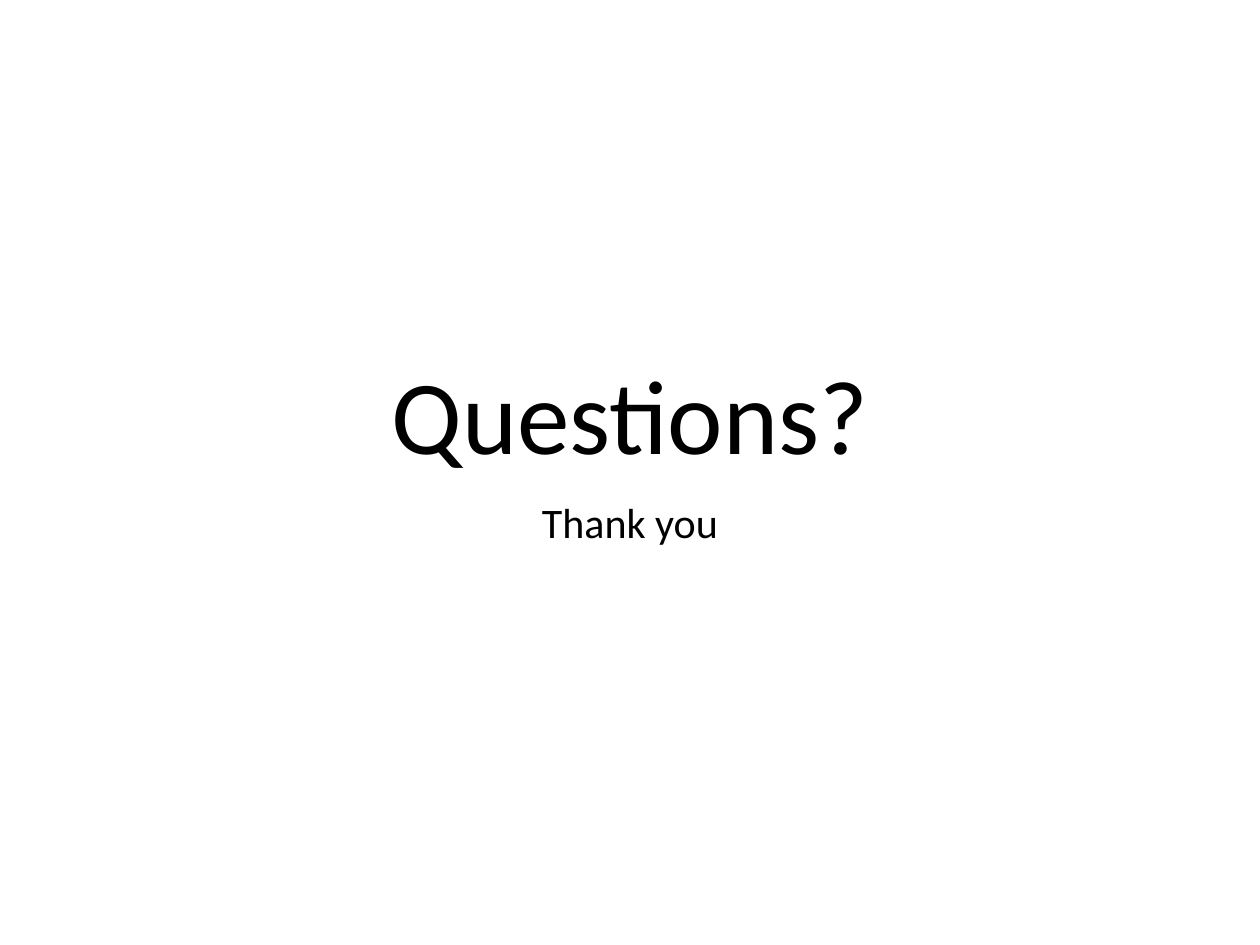
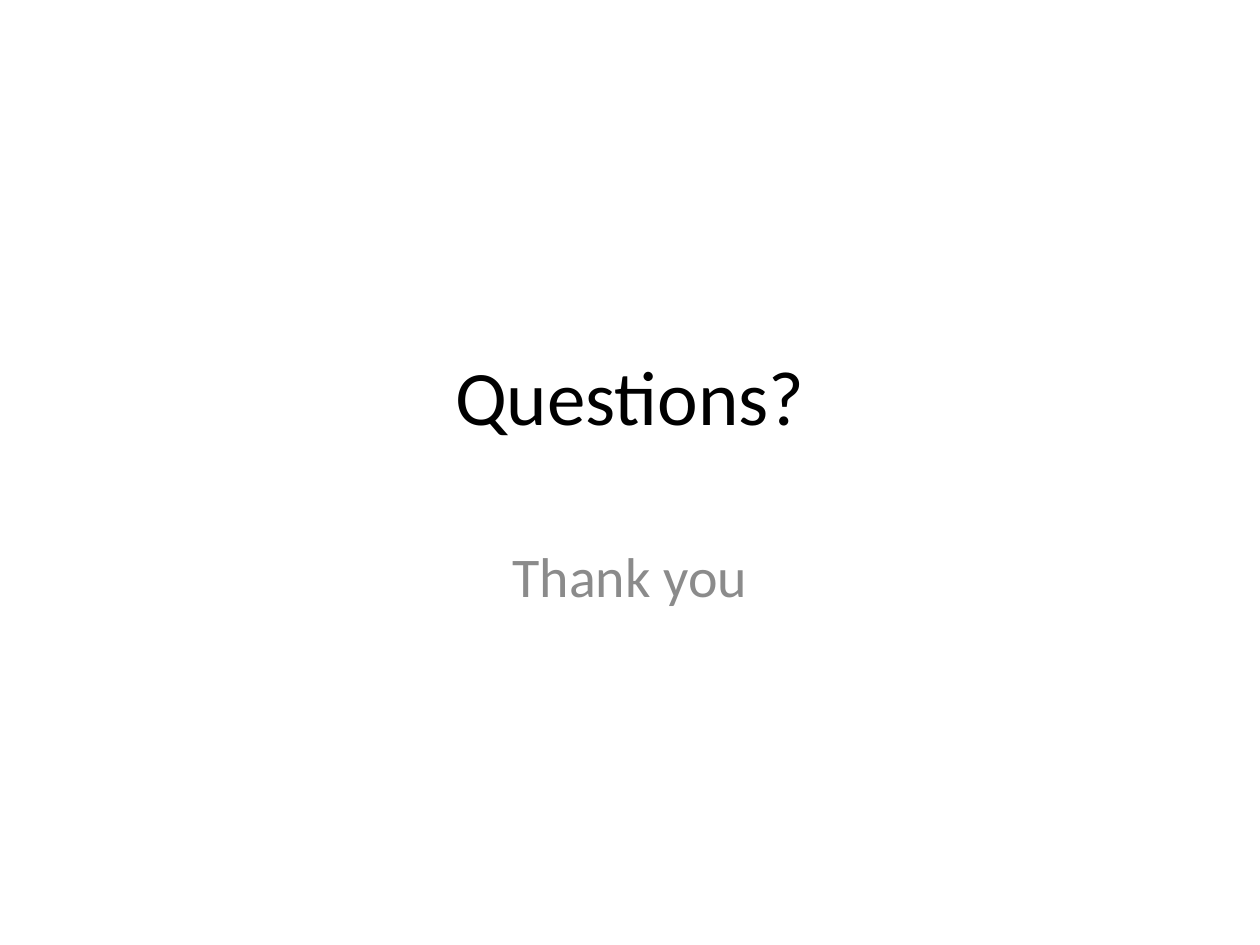
Before and after one commit to look4pritam/KnowledgeDistillation, a slide deck: slide 27 of Presentations/KnowledgeDistillation.pptx (slide 22 before the commit). Drawn at 1260x945 pixels with LibreOffice and Linux fonts; fonts in the diff are those of the drawing. Boxes give left, top, right and bottom in pixels: in the first picture for what was removed or moved away, otherwise in the second. Text is boxed around its words. In the diff, an @@ line names an element or a change of style, - is before the commit and + after.

```diff
--- a/Presentations/KnowledgeDistillation.pptx
+++ b/Presentations/KnowledgeDistillation.pptx
@@ title "Questions?": place and size @@
-title "Questions?" at (392, 381, 868, 468)
+title "Questions?" at (455, 371, 804, 436)
@@ title "Questions?" at (455, 371, 804, 436): size 60 to 44 pt; line spacing 0.9 to 1; vertical alignment bottom to middle @@
@@ subtitle "Thank you": place and size @@
-subtitle "Thank you" at (542, 508, 718, 545)
+subtitle "Thank you" at (512, 558, 747, 606)
@@ subtitle "Thank you" at (512, 558, 747, 606): size 24 to 32 pt, text colour #000000 to #8C8C8C; line spacing 0.9 to 1; less space between paragraphs @@
```
Also in this commit, not shown: 9 other slides changed, 17 slides added, 12 slides removed.
